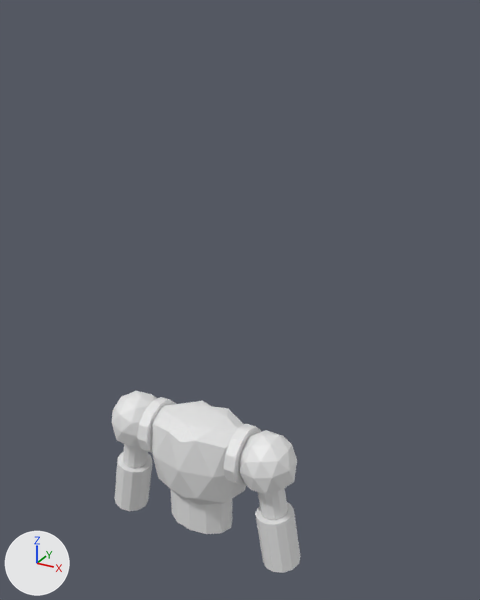
The Blender file Assets/Models/robot.blend, before and after one commit.
Both versions are drawn from a 50 mm lens placed at (15.9, -24.5, 25.3), pointed at (1.5, 1.7, 12.2). Every picture has the same lights, and +X, +Y and +Z are marked at lower left.
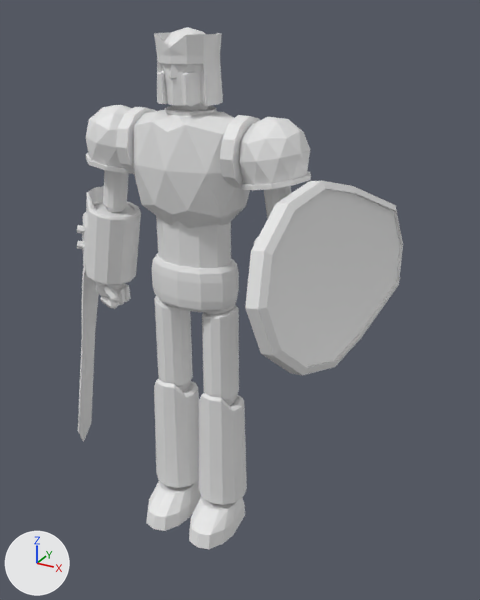
What differs and where, as boxes [x1, y1, x2, y2] in the pictures (480 x 600 px; the box of a moved part takes in the faces that stretch with it):
'Cylinder', reshaped, modifiers changed (72% wider, 186% taller)
    before: [112, 391, 301, 573]
    after: [77, 27, 403, 549]
part 1 of me_cylinder, moved or reshaped
    before: [137, 397, 261, 485]
    after: [116, 107, 156, 174]
part 2 of me_cylinder, moved or reshaped
    before: [112, 391, 297, 494]
    after: [94, 282, 124, 297]
part 3 of me_cylinder, added
    after: [106, 207, 124, 213]
part 4 of me_cylinder, added
    after: [220, 115, 260, 189]
part 5 of me_cylinder, added
    after: [205, 306, 234, 315]
part 6 of me_cylinder, rebuilt
    before: [151, 401, 246, 505]
    after: [154, 379, 199, 488]
part 7 of me_cylinder, deleted
    before: [115, 452, 301, 573]
part 8 of me_cylinder, deleted
    before: [123, 444, 288, 520]
part 9 of me_cylinder, built on
    before: [171, 490, 232, 534]
    after: [77, 27, 403, 549]

What changed in the scene script:
```text
Change me_cylinder:
    used by ob_cylinder; location = (0.0, 0.0, 0.0)
    remove me_cylinder.from_pydata(...)  # 164 vertices, 177 faces; spans x -5.92..0.0, y -2.04..2.04, z -1.54..6.09
    add me_cylinder.from_pydata(...)  # 2295 vertices, 2668 faces, 2 loose edges; spans x -8.35..8.25, y -5.44..6.54, z 0.0..24.6
    me_cylinder part 1: the loose piece of 24 vertices spanning x -2.91..-2.33, y -1.52..1.52, z 3.02..6.05 is moved by (0.0, 0.0, 15.24)
    me_cylinder part 2: the loose piece of 42 vertices spanning x -5.48..-2.51, y -1.52..1.52, z 3.41..6.09 is multiplied about its middle by the matrix ((-0.414, 0.0, 0.012), (0.0, 0.654, 0.0), (-0.019, 0.0, -0.654)), then moved by (-1.16, 0.0, 7.71)
    me_cylinder part 3: the loose piece of 42 vertices spanning x -5.48..-2.51, y -1.52..1.52, z 3.41..6.09 is copied, and the copy is turned 178.4 degrees about the y axis through its middle and scaled by 0.302, then moved by (-0.47, 0.0, 11.77); it spans x -4.91..-4.02, y -0.46..0.46, z 16.11..16.91
    me_cylinder part 4: a new loose piece, a 12-sided cylinder along x spanning x 2.33..2.91, y -1.52..1.52, z 18.26..21.3
    me_cylinder part 5: the loose piece of 42 vertices spanning x -5.48..-2.51, y -1.52..1.52, z 3.41..6.09 is copied, and the copy is multiplied about its middle by the matrix ((0.485, 0.0, -0.014), (0.0, 0.486, 0.0), (-0.014, 0.0, -0.485)), then moved by (5.27, 0.0, 7.68); it spans x 0.57..2.0, y -0.74..0.74, z 11.78..13.06
    me_cylinder part 6: the loose piece of 31 vertices spanning x -2.87..0.0, y -2.04..2.04, z 0.75..6.08 is rebuilt with 72 vertices and now spans x -2.65..-0.1, y -1.28..1.28, z 1.75..8.12
    me_cylinder part 7: the loose piece of 24 vertices spanning x -5.92..-3.46, y -1.0..1.0, z -1.54..1.74 is deleted
    me_cylinder part 8: the loose piece of 24 vertices spanning x -5.12..-3.37, y -0.69..0.69, z 1.51..4.04 is deleted
    me_cylinder part 9: 19 vertices removed from x -1.86..0.0, y -1.2..1.2, z -0.61..2.39; 1743 vertices added at x -8.35..8.25, y -5.44..6.54, z 0.0..24.6
Change ob_cylinder:
    remove _m = ob_cylinder.modifiers.new('Mirror', 'MIRROR')
```
